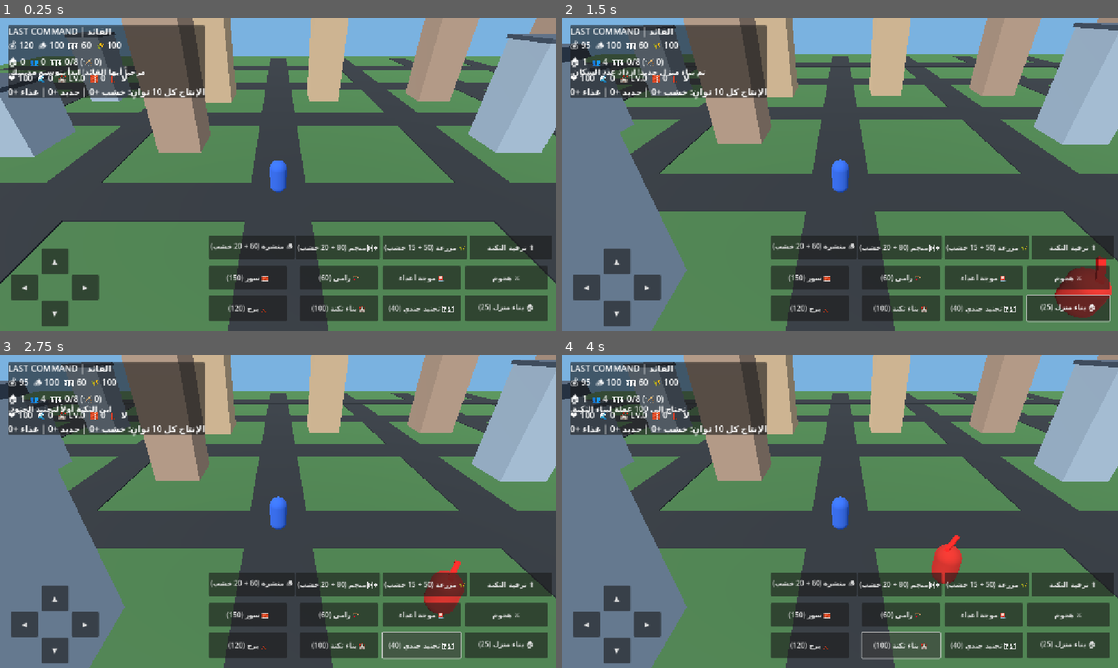
Above: before the commit, frames 1-4 (two rows, left to right).
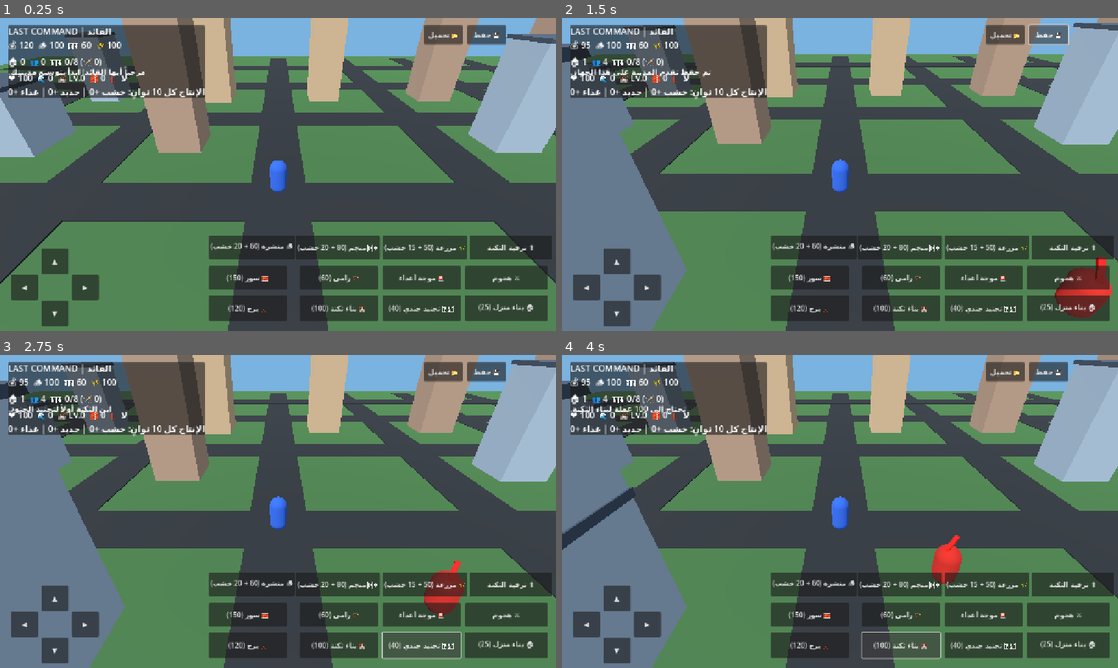
Above: after the commit, the same moments.

Repository: alshwqazf70-svg/last-command-android
Game: Godot game, scene res://scenes/main.tscn
Same seed, same stepped clock (60 frames per second), same inputs: the game is played once before the commit and once after it.
Inputs (mouse positions are in pixels of both pictures, inside the frame that each line leads up to):
- Up to frame 1 (0.25 s): no input
- Up to frame 2 (1.5 s): click "🏠 بناء منزل (25)" at 0.5 s; click (1051, 33) at 1.25 s, where only the run after the commit has a clickable "💾 حفظ"
- Up to frame 3 (2.75 s): click "🛡️ تجنيد جندي (40)" at 2 s
- Up to frame 4 (4 s): click (1006, 370) at 2.75 s, where only the run after the commit has a clickable "📂 تحميل"; click "🏰 بناء ثكنة (100)" at 3.5 s

The runs differ from the first frame. In frame 1, 0.9% of the frame differs, in the area x 76-91%, y 2-9%; in frame 2, 1.4%; in frame 3, 0.9%; in frame 4, 1.5%, in the area x 0-91%, y 2-63%.

Commit message:
Add local city save and restore system

Diff:
--- a/scripts/game.gd
+++ b/scripts/game.gd
@@ -37,6 +37,7 @@
 	_build_world()
 	_build_player()
 	_build_hud()
+	_load_game()
 	_spawn_enemy(Vector3(9, 0, 8))
 	_spawn_enemy(Vector3(-13, 0, 16))
 	_update_hud()
@@ -83,6 +84,7 @@
 		food += farms * 10
 		if sawmills + iron_mines + farms > 0:
 			_update_hud()
+			_save_game()
 
 func _build_world() -> void:
 	var env := WorldEnvironment.new()
@@ -173,6 +175,24 @@
 	message_label.text = "مرحباً أيها القائد! ابدأ بتوسيع مدينتك."
 	layer.add_child(message_label)
 
+	var save_button := Button.new()
+	save_button.text = "💾 حفظ"
+	save_button.position = Vector2(-205, 16)
+	save_button.anchor_left = 1.0
+	save_button.anchor_right = 1.0
+	save_button.custom_minimum_size = Vector2(90, 44)
+	save_button.pressed.connect(_on_save_pressed)
+	layer.add_child(save_button)
+
+	var load_button := Button.new()
+	load_button.text = "📂 تحميل"
+	load_button.position = Vector2(-305, 16)
+	load_button.anchor_left = 1.0
+	load_button.anchor_right = 1.0
+	load_button.custom_minimum_size = Vector2(90, 44)
+	load_button.pressed.connect(_on_load_pressed)
+	layer.add_child(load_button)
+
 	var build_button := Button.new()
 	build_button.text = "🏠 بناء منزل (25)"
 	build_button.position = Vector2(-210, -82)
@@ -337,6 +357,7 @@
 	_create_building(location, true)
 	message_label.text = "تم بناء منزل جديد! ازداد عدد السكان."
 	_update_hud()
+	_save_game()
 
 func _create_building(at: Vector3, is_new: bool) -> void:
 	var height := randf_range(3.5, 7.5) if is_new else randf_range(4.0, 10.0)
@@ -380,6 +401,7 @@
 	building_root.add_child(roof)
 	message_label.text = "تم إنشاء الثكنة! أصبح بإمكانك تجنيد 20 جندياً."
 	_update_hud()
+	_save_game()
 
 func _on_wave_pressed() -> void:
 	wave_number += 1
@@ -410,6 +432,7 @@
 	_add_soldier_visual("archer")
 	message_label.text = "تم تجنيد رامٍ! مدى هجومه أكبر من المشاة."
 	_update_hud()
+	_save_game()
 
 func _add_soldier_visual(kind: String) -> void:
 	var soldier_mesh := CapsuleMesh.new()
@@ -441,6 +464,7 @@
 	_add_soldier_visual("infantry")
 	message_label.text = "تم تجنيد جندي جديد. جنودك يحمون القائد تلقائياً."
 	_update_hud()
+	_save_game()
 
 func _on_tower_pressed() -> void:
 	if coins < 120:
@@ -459,6 +483,7 @@
 	towers.append(base)
 	message_label.text = "تم بناء برج دفاعي! يهاجم الأعداء القريبين تلقائياً."
 	_update_hud()
+	_save_game()
 
 func _on_walls_pressed() -> void:
 	if has_walls:
@@ -475,6 +500,111 @@
 	_add_box(building_root, Vector3(1.0, 2.2, 48), Vector3(25, 1.1, 0), Color(0.42, 0.44, 0.46))
 	message_label.text = "اكتمل سور المدينة التجريبي حول المنطقة المركزية."
 	_update_hud()
+	_save_game()
+
+func _on_save_pressed() -> void:
+	_save_game()
+	message_label.text = "تم حفظ تقدم المدينة على هذا الجهاز."
+
+func _on_load_pressed() -> void:
+	_load_game()
+	_update_hud()
+	message_label.text = "تم تحميل آخر حفظ متاح."
+
+func _save_game() -> void:
+	var data := ConfigFile.new()
+	data.set_value("city", "coins", coins)
+	data.set_value("city", "wood", wood)
+	data.set_value("city", "iron", iron)
+	data.set_value("city", "food", food)
+	data.set_value("city", "population", population)
+	data.set_value("city", "buildings", buildings)
+	data.set_value("city", "sawmills", sawmills)
+	data.set_value("city", "iron_mines", iron_mines)
+	data.set_value("city", "farms", farms)
+	data.set_value("city", "has_barracks", has_barracks)
+	data.set_value("city", "barracks_level", barracks_level)
+	data.set_value("city", "city_health", city_health)
+	data.set_value("city", "wave_number", wave_number)
+	data.set_value("city", "has_walls", has_walls)
+	data.set_value("city", "army_count", army_count)
+	data.set_value("city", "archer_count", archer_count)
+	data.set_value("city", "soldier_kinds", soldier_kinds)
+	data.set_value("city", "tower_count", towers.size())
+	if is_instance_valid(player):
+		data.set_value("city", "player_position", player.global_position)
+	var error := data.save("user://last_command_save.cfg")
+	if error != OK:
+		push_warning("Could not save city progress. Error: %s" % error)
+
+func _load_game() -> void:
+	var data := ConfigFile.new()
+	if data.load("user://last_command_save.cfg") != OK:
+		return
+	coins = maxi(0, int(data.get_value("city", "coins", coins)))
+	wood = maxi(0, int(data.get_value("city", "wood", wood)))
+	iron = maxi(0, int(data.get_value("city", "iron", iron)))
+	food = maxi(0, int(data.get_value("city", "food", food)))
+	population = maxi(0, int(data.get_value("city", "population", population)))
+	buildings = clampi(int(data.get_value("city", "buildings", buildings)), 0, 500)
+	sawmills = clampi(int(data.get_value("city", "sawmills", sawmills)), 0, 20)
+	iron_mines = clampi(int(data.get_value("city", "iron_mines", iron_mines)), 0, 20)
+	farms = clampi(int(data.get_value("city", "farms", farms)), 0, 20)
+	has_barracks = bool(data.get_value("city", "has_barracks", has_barracks))
+	barracks_level = clampi(int(data.get_value("city", "barracks_level", barracks_level)), 1, 2)
+	city_health = clampi(int(data.get_value("city", "city_health", city_health)), 0, 100)
+	wave_number = maxi(0, int(data.get_value("city", "wave_number", wave_number)))
+	has_walls = bool(data.get_value("city", "has_walls", has_walls))
+	var saved_kinds: Array = data.get_value("city", "soldier_kinds", [])
+	soldier_kinds.clear()
+	soldiers.clear()
+	army_count = 0
+	archer_count = 0
+	for kind_value in saved_kinds:
+		var kind := str(kind_value)
+		if kind == "infantry" or kind == "archer":
+			_add_soldier_visual(kind)
+			army_count += 1
+			if kind == "archer":
+				archer_count += 1
+	if is_instance_valid(player):
+		var saved_position: Variant = data.get_value("city", "player_position", player.global_position)
+		if saved_position is Vector3:
+			player.global_position = saved_position
+	_restore_saved_city_visuals(int(data.get_value("city", "tower_count", 0)))
+
+func _restore_saved_city_visuals(tower_count: int) -> void:
+	for i in range(buildings):
+		var angle := float(i + 1) * 2.399
+		var distance := 8.0 + float((i + 1) % 5) * 2.2
+		_create_building(Vector3(cos(angle) * distance, 0, sin(angle) * distance), false)
+	for i in range(sawmills):
+		var at := Vector3(-18 + float(i) * 5.0, 0, -8)
+		_add_box(building_root, Vector3(4.5, 2.8, 3.5), at + Vector3(0, 1.4, 0), Color(0.48, 0.31, 0.18))
+		_add_box(building_root, Vector3(4.8, 0.25, 3.8), at + Vector3(0, 2.9, 0), Color(0.28, 0.20, 0.14))
+	for i in range(iron_mines):
+		var at := Vector3(18 - float(i) * 5.0, 0, 12)
+		_add_box(building_root, Vector3(4.5, 3.2, 4.0), at + Vector3(0, 1.6, 0), Color(0.38, 0.42, 0.46))
+		_add_box(building_root, Vector3(2.2, 1.0, 2.2), at + Vector3(0, 3.7, 0), Color(0.25, 0.28, 0.31))
+	for i in range(farms):
+		var at := Vector3(-18 + float(i) * 5.0, 0, 20)
+		_add_box(building_root, Vector3(5.0, 0.35, 5.0), at + Vector3(0, 0.18, 0), Color(0.42, 0.31, 0.16))
+		for row in range(4):
+			_add_box(building_root, Vector3(0.18, 0.8, 4.2), at + Vector3(-1.8 + float(row) * 1.2, 0.65, 0), Color(0.28, 0.52, 0.20))
+	if has_barracks:
+		_add_box(building_root, Vector3(6.0, 2.8, 5.0), Vector3(18, 1.4, -18), Color(0.42, 0.38, 0.30))
+		_add_box(building_root, Vector3(6.3, 0.35, 5.3), Vector3(18, 2.95, -18), Color(0.24, 0.27, 0.30))
+	var positions := [Vector3(-24, 0, -24), Vector3(24, 0, -24), Vector3(-24, 0, 24), Vector3(24, 0, 24)]
+	for i in range(clampi(tower_count, 0, 4)):
+		var base := _make_box(Vector3(3.0, 4.0, 3.0), positions[i] + Vector3(0, 2.0, 0), Color(0.48, 0.49, 0.52))
+		building_root.add_child(base)
+		_add_box(building_root, Vector3(3.6, 0.6, 3.6), positions[i] + Vector3(0, 4.3, 0), Color(0.25, 0.30, 0.36))
+		towers.append(base)
+	if has_walls:
+		_add_box(building_root, Vector3(48, 2.2, 1.0), Vector3(0, 1.1, -25), Color(0.42, 0.44, 0.46))
+		_add_box(building_root, Vector3(48, 2.2, 1.0), Vector3(0, 1.1, 25), Color(0.42, 0.44, 0.46))
+		_add_box(building_root, Vector3(1.0, 2.2, 48), Vector3(-25, 1.1, 0), Color(0.42, 0.44, 0.46))
+		_add_box(building_root, Vector3(1.0, 2.2, 48), Vector3(25, 1.1, 0), Color(0.42, 0.44, 0.46))
 
 func _army_limit() -> int:
 	return 30 if barracks_level >= 2 else (20 if has_barracks else 8)
@@ -491,6 +621,7 @@
 	_add_box(building_root, Vector3(4.8, 0.25, 3.8), at + Vector3(0, 2.9, 0), Color(0.28, 0.20, 0.14))
 	message_label.text = "بُنيت المنشرة! تنتج 8 خشب كل 10 ثوانٍ."
 	_update_hud()
+	_save_game()
 
 func _on_iron_mine_pressed() -> void:
 	if coins < 80 or wood < 20:
@@ -504,6 +635,7 @@
 	_add_box(building_root, Vector3(2.2, 1.0, 2.2), at + Vector3(0, 3.7, 0), Color(0.25, 0.28, 0.31))
 	message_label.text = "بُني منجم الحديد! ينتج 5 حديد كل 10 ثوانٍ."
 	_update_hud()
+	_save_game()
 
 func _on_farm_pressed() -> void:
 	if coins < 50 or wood < 15:
@@ -518,6 +650,7 @@
 		_add_box(building_root, Vector3(0.18, 0.8, 4.2), at + Vector3(-1.8 + float(i) * 1.2, 0.65, 0), Color(0.28, 0.52, 0.20))
 	message_label.text = "بُنيت المزرعة! تنتج 10 غذاء كل 10 ثوانٍ."
 	_update_hud()
+	_save_game()
 
 func _on_barracks_upgrade_pressed() -> void:
 	if not has_barracks:
@@ -535,6 +668,7 @@
 	barracks_level = 2
 	message_label.text = "تمت ترقية الثكنة إلى المستوى 2! سقف الجيش أصبح 30."
 	_update_hud()
+	_save_game()
 
 func _spawn_enemy(at: Vector3) -> void:
 	var enemy := Node3D.new()
